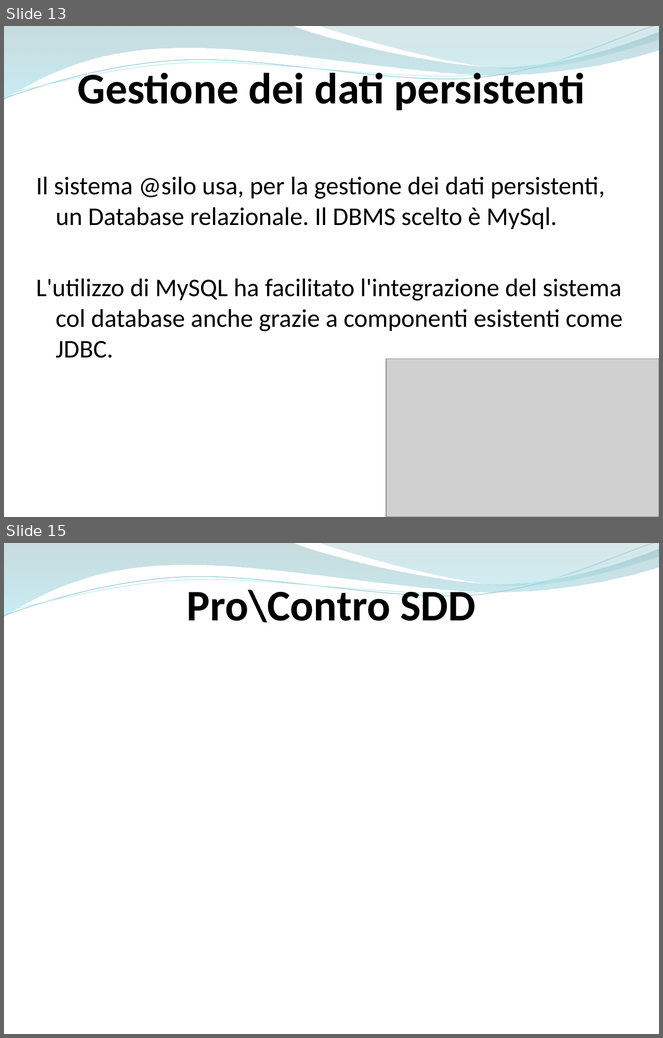
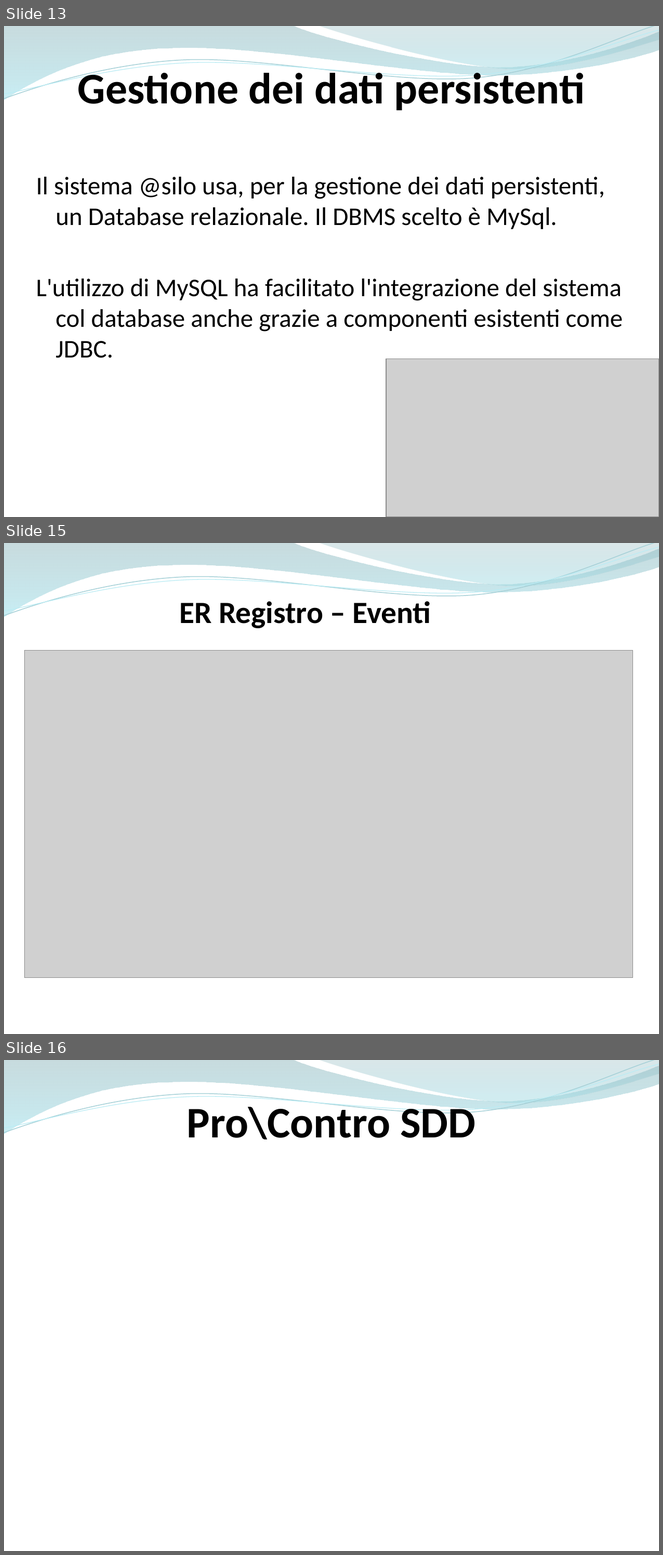
Before and after one commit to ammirate/at-silo, a slide deck: Presentazione/Atsilo3/Atsilo_H_PresentazioneFinale.pptx. Shown one above the other, each under a label of ours: slides 13 and 15 before the commit, slides 13, 15 and 16 after it; the slides between them are not shown. The pictures are 663x1038 and 663x1555 pixels, drawn with LibreOffice and Linux fonts; fonts in the diff are those of the drawing; grey boxes stand for pictures. Boxes give left, top, right and bottom in pixels: in the first picture for what was removed or moved away, otherwise in the second. Text is boxed around its words. In the diff, an @@ line names an element or a change of style, - is before the commit and + after.

```diff
--- a/Presentazione/Atsilo3/Atsilo_H_PresentazioneFinale.pptx
+++ b/Presentazione/Atsilo3/Atsilo_H_PresentazioneFinale.pptx
@@ slide 15 added at bbox=[4, 543, 659, 1034], background #FFFFFF; not listed: 4 template elements that a slide beside it also shows @@
@@ text added at bbox=[179, 601, 431, 628], 34 pt, text #000000, bold @@
+ER Registro – Eventi
@@ picture added at bbox=[24, 651, 633, 978] @@
@@ what was slide 15 is now slide 16 @@
```
Also in this commit, not shown: 1 slide changed, 1 other slide added, 1 slide removed.
